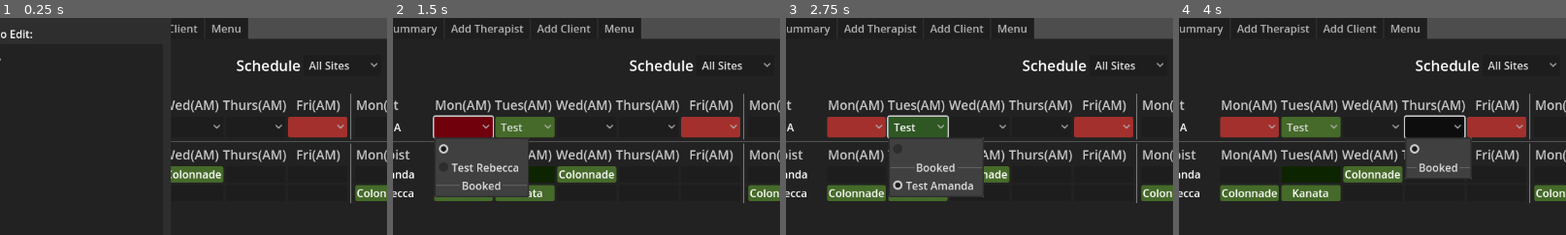
Above: before the commit, frames 1-4 (left to right).
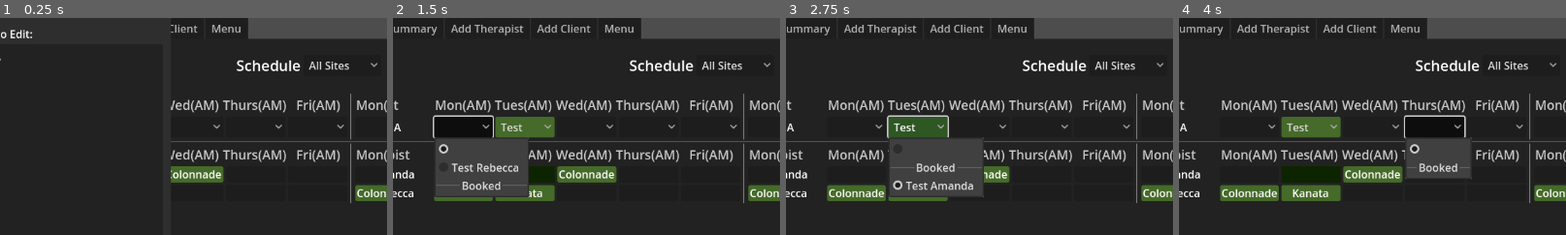
Above: after the commit, the same moments.

Repository: Nishi790/caseload_assigner
Game: Godot game, scene res://main_view.tscn
The game is run twice, just before and just after one commit, with the same random seed, the same clock (stepped at 60 frames per second) and the same inputs.
Inputs (mouse positions are % of the whole screen's width and height, from its top left):
- Up to frame 1 (0.25 s): no input
- Up to frame 2 (1.5 s): click "All Sites" at 0.5 s; click (19, 25) at 1.25 s
- Up to frame 3 (2.75 s): click "Test Amanda" at 2 s
- Up to frame 4 (4 s): click (35, 25) at 2.75 s; click (43, 25) at 3.5 s
The pictures show only the part of the screen within x 10-60%, y 0-50%; the shares and areas given below are measured in that part.

The runs differ from the first frame. In frame 1, 1.5% of the frame differs, in the area x 74-90%, y 45-56%; in frame 2, 3.0%; in frame 3, 3.0%, in the area x 10-90%, y 45-56%; in frame 4, 3.0%.

Commit message:
Improved client comparison during import
Behaviour is still buggy - additional work needed

Diff:
--- a/UI/import_client_confirmation.gd
+++ b/UI/import_client_confirmation.gd
@@ -1,5 +1,7 @@
 class_name ImportClientConfirmation
 extends AcceptDialog
+
+signal transfer_complete
 
 const block_key: StringName = &"block"
 
@@ -59,6 +61,7 @@
 func _ready() -> void:
 	transfer_all_button.pressed.connect(_set_up_transfer_all_client_data)
 	transfer_selection_button.pressed.connect(_set_up_transfer_selected_data)
+	about_to_popup.connect(_on_about_to_pop_up)
 
 	import_client_block_boxes = {
 		new_client_mon_am_box: Schedule.Block.MONDAY_AM,
@@ -162,13 +165,15 @@
 func _set_up_transfer_all_client_data() -> void:
 	if confirmed.is_connected(_transfer_selected_data):
 		confirmed.disconnect(_transfer_selected_data)
-	confirmed.connect(_transfer_all_client_data)
+	if not confirmed.is_connected(_transfer_all_client_data):
+		confirmed.connect(_transfer_all_client_data)
 
 
 func _set_up_transfer_selected_data() -> void:
 	if confirmed.is_connected(_transfer_all_client_data):
 		confirmed.disconnect(_transfer_all_client_data)
-	confirmed.connect(_transfer_selected_data)
+	if not confirmed.is_connected(_transfer_selected_data):
+		confirmed.connect(_transfer_selected_data)
 
 
 func _transfer_all_client_data() -> void:
@@ -181,6 +186,7 @@
 	saved_client.assigned_therapists = imported_client.assigned_therapists
 	saved_client.scheduled_blocks = imported_client.scheduled_blocks
 	saved_client.unfilled_slots = []
+	transfer_complete.emit()
 
 
 func _transfer_selected_data() -> void:
@@ -193,7 +199,7 @@
 		var block: Schedule.Block = import_client_block_boxes[box]
 		if box.button_pressed:
 			blocks_affected.append(block)
-		else:
+		elif imported_client.assigned_therapists.has(block):
 			var assigned_thx = imported_client.assigned_therapists[block]
 			if assigned_thx is TempTherapist and assigned_thx.scheduled_visits.has(block):
 				assigned_thx.remove_block(block)
@@ -211,14 +217,16 @@
 				var thx: Therapist = saved_client.assigned_therapists[block]
 				thx.free_slot(block)
 				saved_client.assigned_therapists.erase(block)
+	transfer_complete.emit()
 
 
 func _on_about_to_pop_up() -> void:
 	for box: CheckBox in import_client_block_boxes:
 		box.set_pressed_no_signal(false)
-	for label: Label in import_client_labels:
+	for label: Label in import_client_labels.values():
 		label.text = ""
-	for label: Label in saved_client_block_labels:
+	for label: Label in saved_client_block_labels.values():
 		label.text = ""
+	new_client_site_box.set_pressed_no_signal(false)
 
 	existing_client_site_selector.selected = -1
--- a/UI/import_client_confirmation.tscn
+++ b/UI/import_client_confirmation.tscn
@@ -4,6 +4,7 @@
 [ext_resource type="ButtonGroup" uid="uid://be32qc4rnycoc" path="res://UI/import_confirmation_button_group.tres" id="2_j1efp"]
 
 [node name="ImportClientConfirmation" type="AcceptDialog" node_paths=PackedStringArray("transfer_selection_button", "tr …(1084 unchanged characters)…
+title = "Import Mismatch - Confirm Data Changes"
 initial_position = 1
 size = Vector2i(800, 600)
 visible = true
@@ -56,8 +57,8 @@
 anchor_bottom = 1.0
 offset_left = 8.0
 offset_top = 8.0
-offset_right = 792.0
-offset_bottom = 551.0
+offset_right = -8.0
+offset_bottom = -49.0
 grow_horizontal = 2
 grow_vertical = 2
 
--- a/UI/person_entry.gd
+++ b/UI/person_entry.gd
@@ -84,9 +84,10 @@
 				selector.tooltip_text = selector.get_item_text(item_index)
 				break
 
-	for block: Schedule.Block in client.unfilled_slots:
-		var selector: OptionButton = find_block_selector(block)
-		selector.theme_type_variation = "unfilled"
+	for block: Schedule.Block in client.scheduled_blocks:
+		if not client.assigned_therapists.has(block):
+			var selector: OptionButton = find_block_selector(block)
+			selector.theme_type_variation = "unfilled"
 
 
 
--- a/UI/save_load_screen.gd
+++ b/UI/save_load_screen.gd
@@ -87,7 +87,7 @@
 		var imported_client: Client = client_confirmation_queue.pop_back()
 		var existing_client: Client = CaseloadData.active_clients[imported_client.AC_id]
 		confirm_client_changes.load_clients(existing_client, imported_client)
-		await confirm_client_changes.confirmed
+		await confirm_client_changes.transfer_complete
 
 	data_importer.connect_therapists()
 	CaseloadData.back_up()
--- a/ac_data_import.gd
+++ b/ac_data_import.gd
@@ -107,6 +107,8 @@
 			temp_thx.add_block(client.scheduled_blocks[index], client)
 			parsed_employees[temp_thx.id] = temp_thx
 		client.assigned_therapists[client.scheduled_blocks[index]] = parsed_employees[thx_id]
+
+	client.scheduled_blocks.assign(Utilities.array_remove_duplicates(client.scheduled_blocks))
 	parsed_clients[client.AC_id] = client
 
 
@@ -154,17 +156,26 @@
 
 func _is_client_same(parsed_client: Client, existing_client: Client) -> bool:
 	var same_schedule: bool = false
-	var same_therapists: bool = false
+	var same_therapists: bool = true
 	var same_site: bool = false
 
+	parsed_client.scheduled_blocks.sort()
+	existing_client.scheduled_blocks.sort()
 	if parsed_client.scheduled_blocks == existing_client.scheduled_blocks:
 		same_schedule = true
 	if parsed_client.scheduled_site == existing_client.scheduled_site:
 		same_site = true
 	for block: Schedule.Block in parsed_client.assigned_therapists:
 		var parsed_thx = parsed_client.assigned_therapists[block]
+		if existing_client.assigned_therapists.has(block) == false:
+			same_therapists = false
+			break
 		if parsed_thx is Therapist:
 			if existing_client.assigned_therapists[block] != parsed_thx:
+				same_therapists = false
+				break
+		elif parsed_thx is TempTherapist:
+			if existing_client.assigned_therapists[block].AC_id != parsed_thx.id:
 				same_therapists = false
 				break
 		elif parsed_thx.type == TYPE_INT:
--- a/data_structures/temp_thx.gd
+++ b/data_structures/temp_thx.gd
@@ -26,6 +26,9 @@
 
 
 func create_thx() -> Therapist:
+	var existing_thx: Therapist
+	if CaseloadData.active_staff.has(id):
+		existing_thx = CaseloadData.active_staff[id]
 	var thx: Therapist = Therapist.new()
 	thx.AC_id = id
 	thx.therapist_name = name
@@ -34,6 +37,9 @@
 		var scheduled_site: Schedule.Site = scheduled_admin[block]
 		if scheduled_site == Schedule.Site.ALL_SITES:
 			scheduled_site = find_corresponding_site(block, thx)
+			if scheduled_site == Schedule.Site.ALL_SITES and existing_thx != null:
+				if existing_thx.work_schedule.has(block):
+					scheduled_site = existing_thx.work_schedule[block]
 		thx.add_work_block_to_schedule(block, scheduled_site)
 		thx.admin_blocks.append(block)
 
@@ -42,8 +48,28 @@
 		var visit_site: Schedule.Site = scheduled_client.scheduled_site
 		if visit_site == Schedule.Site.ALL_SITES:
 			visit_site = find_corresponding_site(block, thx)
+			if visit_site == Schedule.Site.ALL_SITES and existing_thx != null:
+				if existing_thx.work_schedule.has(block):
+					visit_site = existing_thx.work_schedule[block]
 		thx.add_work_block_to_schedule(block, visit_site)
 		thx.scheduled_blocks[block] = scheduled_client.AC_id
+
+	if not thx.work_schedule.values().has(Schedule.Site.ALL_SITES):
+		return thx
+
+	var all_site_blocks: Array[Schedule.Block]
+	var totals: Dictionary = {Schedule.Site.COLONNADE: 0, Schedule.Site.LANCASTER: 0, Schedule.Site.KANATA: 0,
+	Schedule.Site.PEMBROKE: 0}
+
+	for block: Schedule.Block in thx.work_schedule:
+		var site: Schedule.Site = thx.work_schedule[block]
+		if totals.has(site):
+			totals[site] = totals[site] + 1
+		else:
+			all_site_blocks.append(block)
+	var most_frequent_site: Schedule.Site = get_most_frequent_site(totals)
+	for block: Schedule.Block in all_site_blocks:
+		thx.work_schedule[block] = most_frequent_site
 
 	return thx
 
@@ -78,3 +104,14 @@
 		return therapist.work_schedule[corresponding_block]
 	else:
 		return Schedule.Site.ALL_SITES
+
+
+func get_most_frequent_site(totals: Dictionary) -> Schedule.Site:
+	var max_site: Schedule.Site = Schedule.Site.ALL_SITES
+	var max_value: int = 0
+	for key: Schedule.Site in totals:
+		var value: int = totals[key]
+		if value > max_value:
+			max_site = key
+			max_value = value
+	return max_site
--- a/utilities.gd
+++ b/utilities.gd
@@ -32,3 +32,11 @@
 			return index
 
 	return -1
+
+
+static func array_remove_duplicates(initial_array: Array) -> Array:
+	var unique_values: Array = []
+	for value in initial_array:
+		if not unique_values.has(value):
+			unique_values.append(value)
+	return unique_values
